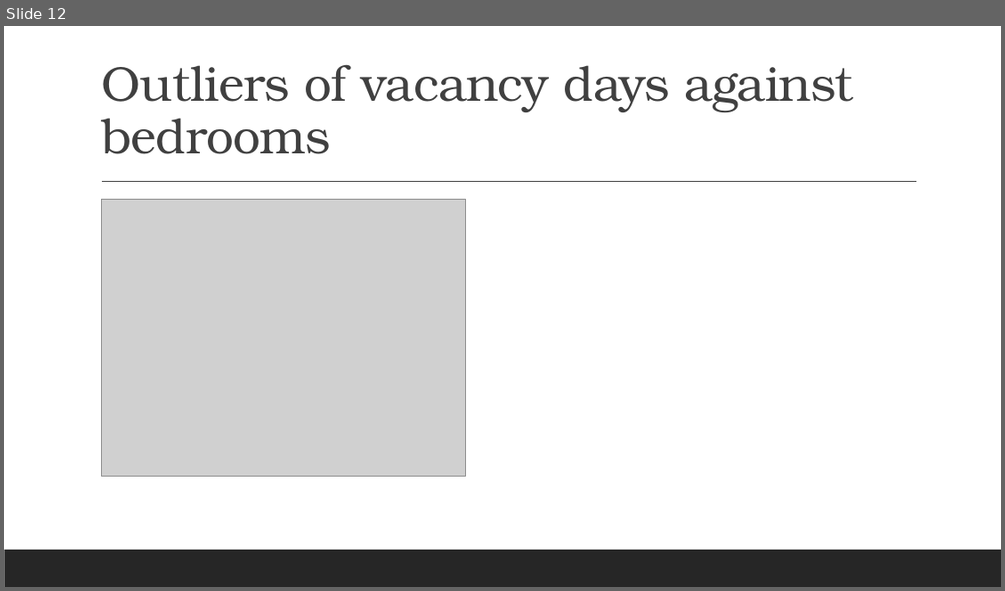
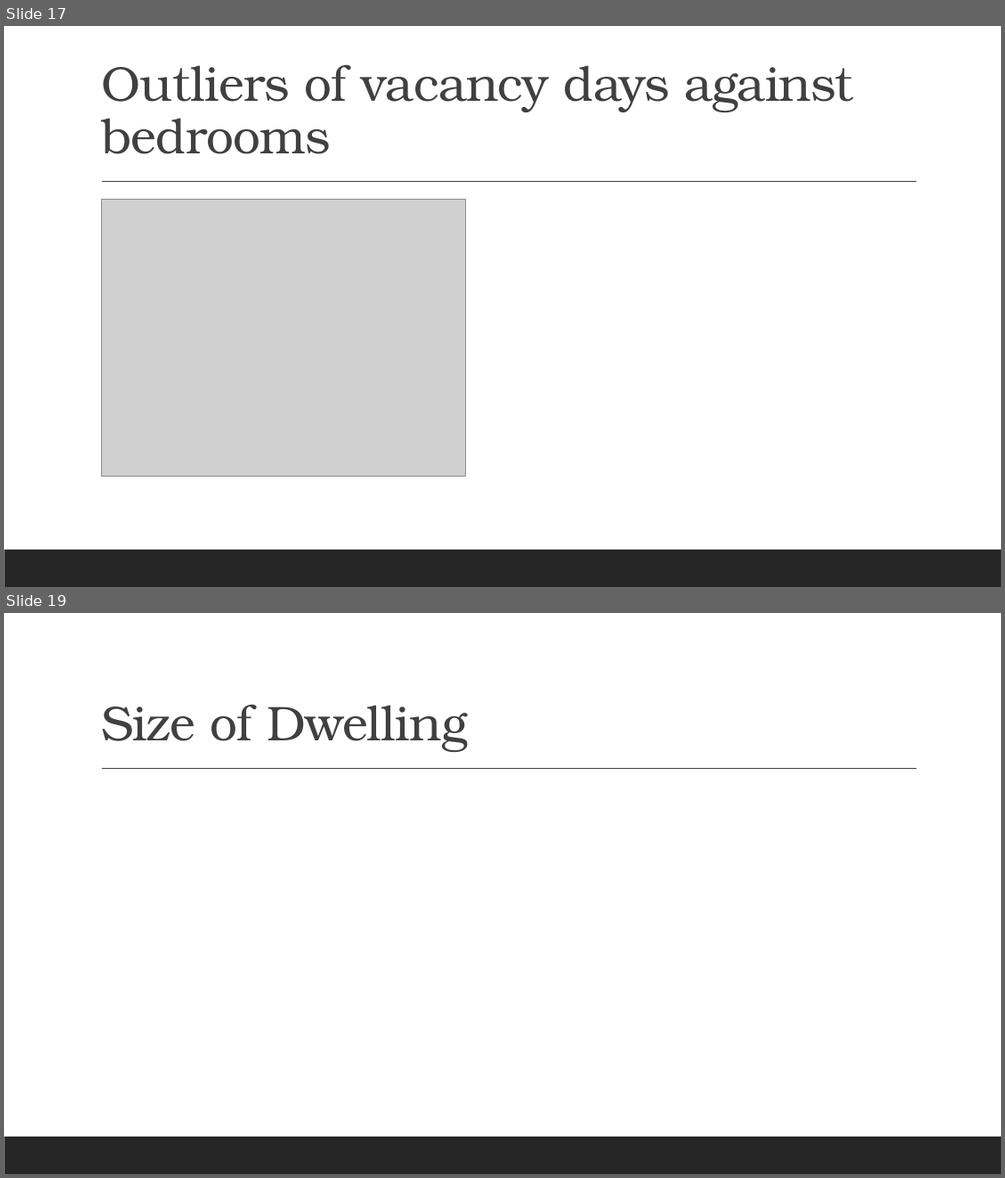
Before and after one commit to Anguyensfg/project-1, a slide deck: QLD Housing Vacancy.pptx. Shown one above the other, each under a label of ours: slide 12 before the commit, slides 17 and 19 after it; the slides between them are not shown. The pictures are 1005x591 and 1005x1178 pixels, drawn with LibreOffice and Linux fonts; fonts in the diff are those of the drawing; grey boxes stand for pictures. Boxes give left, top, right and bottom in pixels: in the first picture for what was removed or moved away, otherwise in the second. Text is boxed around its words. In the diff, an @@ line names an element or a change of style, - is before the commit and + after.

```diff
--- a/QLD Housing Vacancy.pptx
+++ b/QLD Housing Vacancy.pptx
@@ slide 19 added at <box>4,613,1001,1174</box>, background #FFFFFF; not listed: 2 template elements that a slide beside it also shows @@
@@ title added at <box>101,704,467,752</box>, 47 pt, text #404040 @@
+Size of Dwelling
@@ what was slide 12 is now slide 17 @@
```
Also in this commit, not shown: 8 slides changed, 8 other slides added, 1 slide removed, 1 other file.
